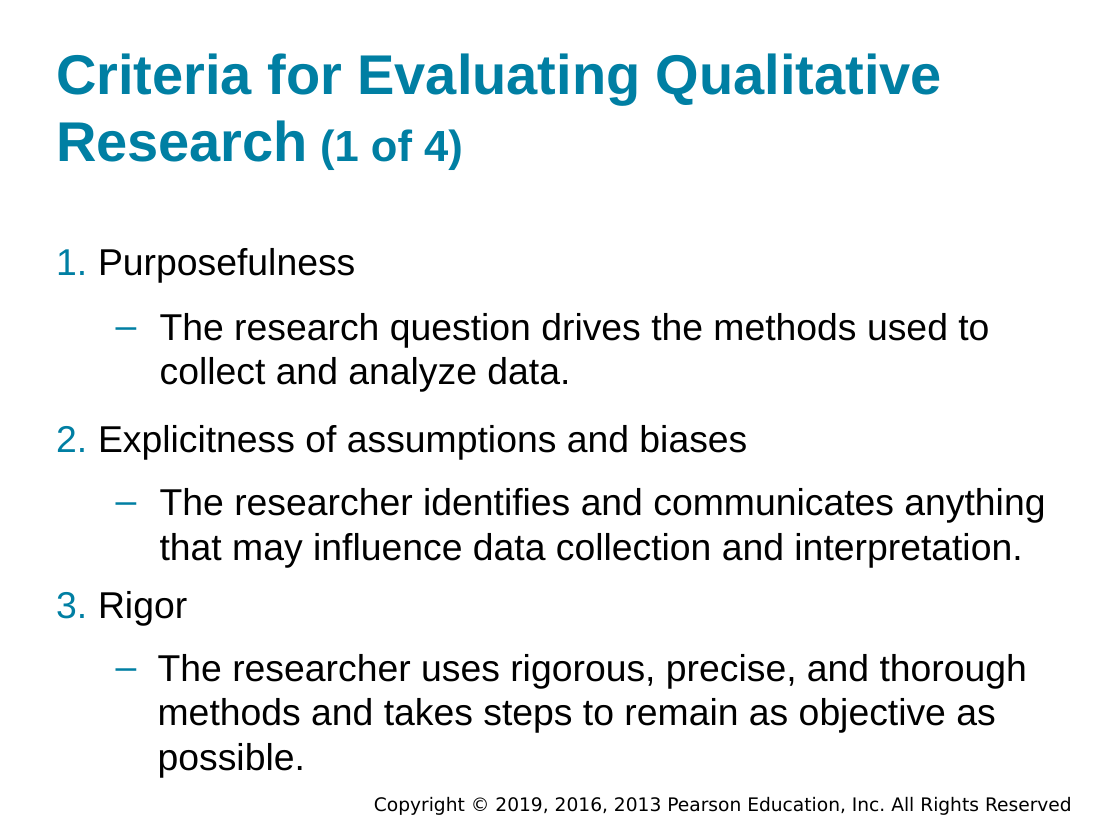
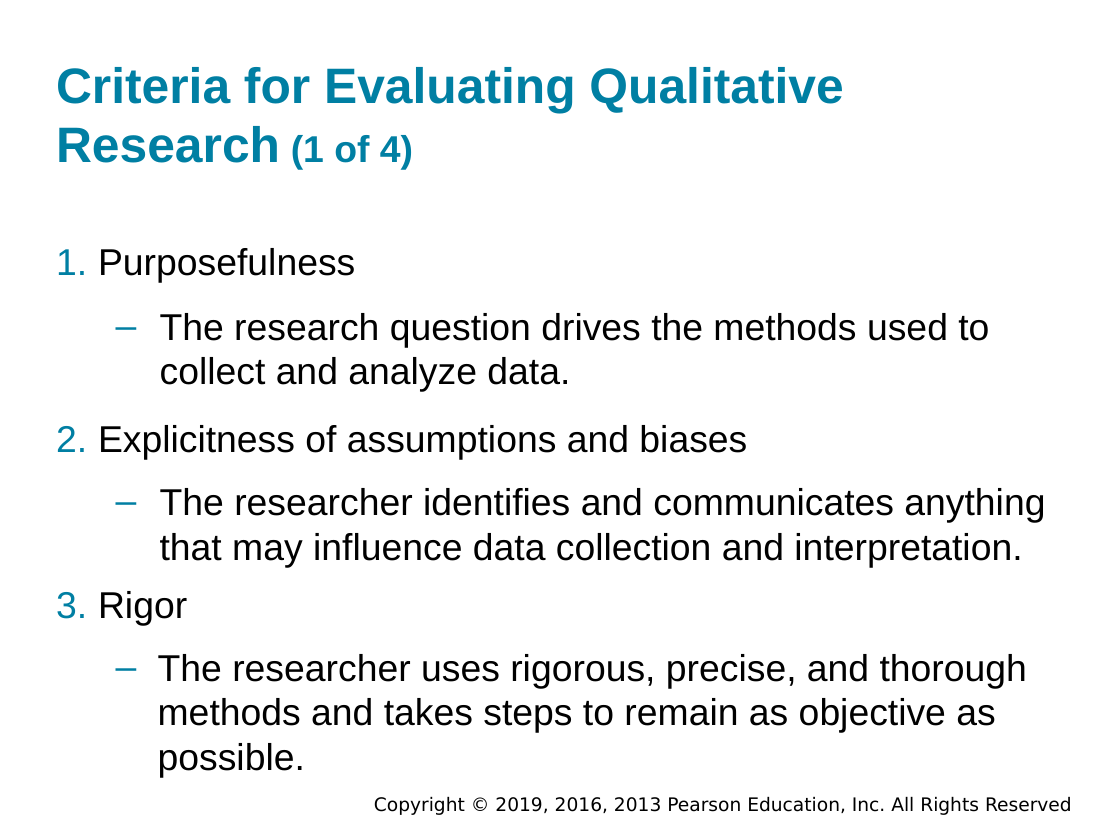
Before and after one commit to shakiliitju/Masters-in-IT, a slide deck: slide 25 of Chapter Two 1447/CSC 621 Research Methods/Lectures/Ch-08-PPTaccessible.pptx. Drawn at 1120x840 pixels with LibreOffice and Linux fonts; fonts in the diff are those of the drawing; background and template pictures are left out. Boxes give left, top, right and bottom in pixels: in the first picture for what was removed or moved away, otherwise in the second. Text is boxed around its words. In the diff, an @@ line names an element or a change of style, - is before the commit and + after.

```diff
--- a/Chapter Two 1447/CSC 621 Research Methods/Lectures/Ch-08-PPTaccessible.pptx
+++ b/Chapter Two 1447/CSC 621 Research Methods/Lectures/Ch-08-PPTaccessible.pptx
@@ title "Criteria for Evaluating Qualitative Research ...": place and size @@
-title "Criteria for Evaluating Qualitative Research ..." at (56, 53, 942, 170)
+title "Criteria for Evaluating Qualitative Research ..." at (56, 67, 843, 170)
@@ title "Criteria for Evaluating Qualitative Research ..." at (56, 67, 843, 170): size 36 to 32 pt in "Criteria for Evaluating Qualitative Research"; size 28 to 24 pt in "(1 of 4)" @@
```
Also in this commit, not shown: 2 other slides changed, 4 other files.
